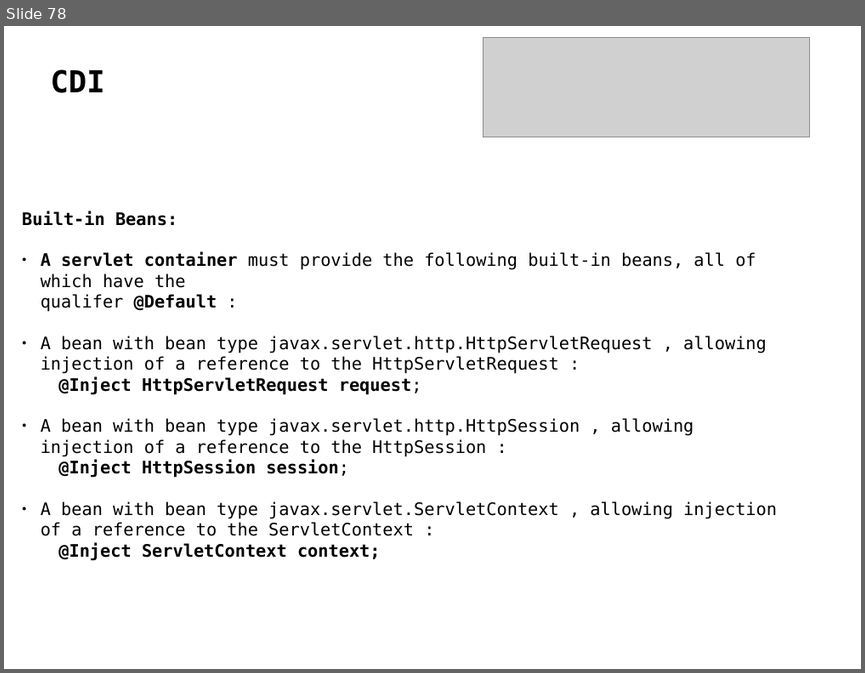
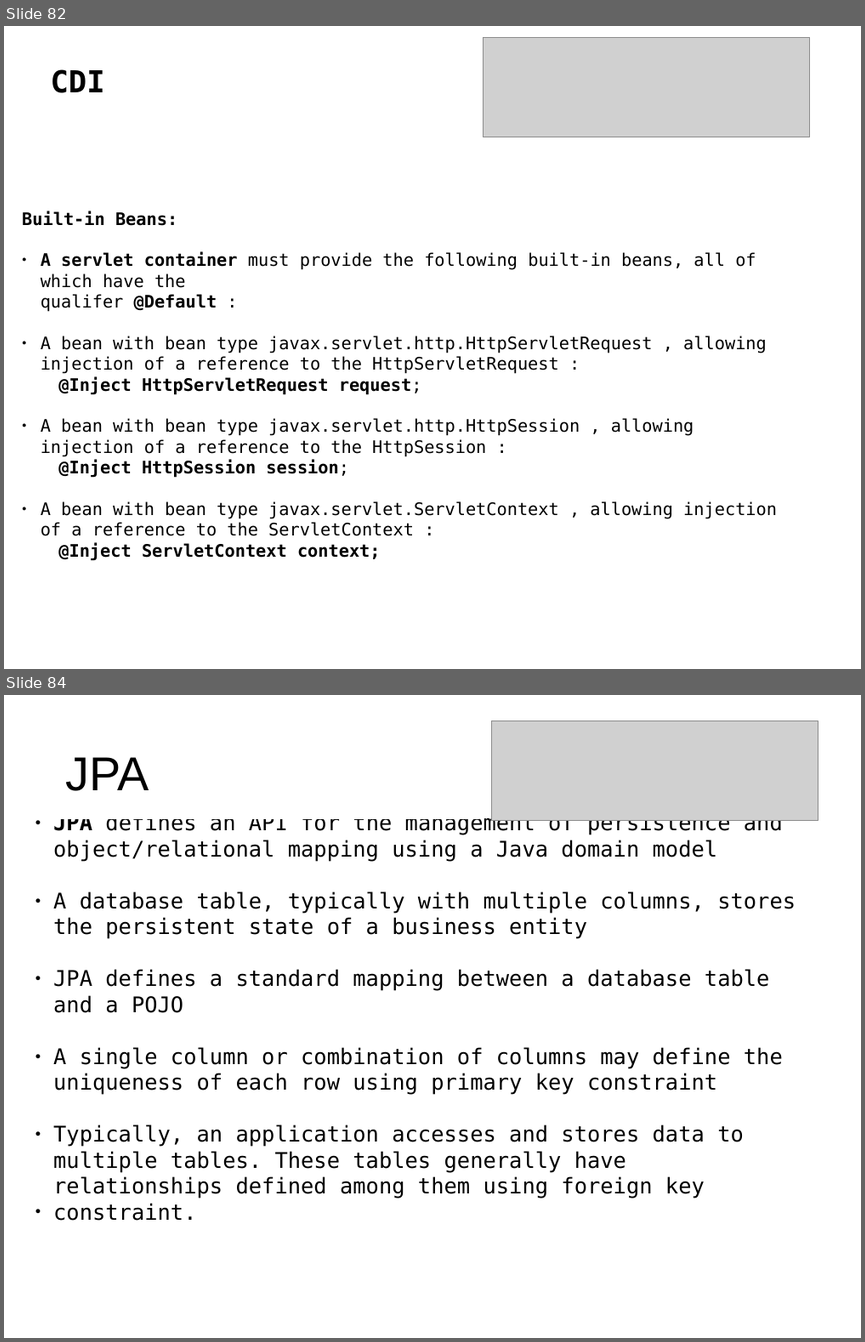
Before and after one commit to delia-popescu/javaee-demo, a slide deck: javaee7.odp. Shown one above the other, each under a label of ours: slide 78 before the commit, slides 82 and 84 after it; the slides between them are not shown. The pictures are 865x673 and 865x1342 pixels, drawn with LibreOffice and Linux fonts; fonts in the diff are those of the drawing; grey boxes stand for pictures. Boxes give left, top, right and bottom in pixels: in the first picture for what was removed or moved away, otherwise in the second. Text is boxed around its words. In the diff, an @@ line names an element or a change of style, - is before the commit and + after.

```diff
--- a/javaee7.odp
+++ b/javaee7.odp
@@ slide 84 added at (x1=4, y1=695, x2=861, y2=1338), background #FFFFFF @@
@@ picture added at (x1=492, y1=721, x2=818, y2=820) @@
@@ title added at (x1=66, y1=757, x2=149, y2=791), 44 pt, text #000000 @@
+JPA
@@ text added at (x1=53, y1=813, x2=795, y2=1220), 20 pt, text #000000 @@
+● JPA defines an API for the management of persistence and object/relational mapping using a Java domain model
+● A database table, typically with multiple columns, stores the persistent state of a business entity
+● JPA defines a standard mapping between a database table and a POJO
+● A single column or combination of columns may define the uniqueness of each row using primary key constraint
+● Typically, an application accesses and stores data to multiple tables. These tables generally have relationships defined among them using foreign key
+● constraint.
@@ what was slide 78 is now slide 82 @@
```
Also in this commit, not shown: 31 other slides added, 26 slides removed, 43 other files.
